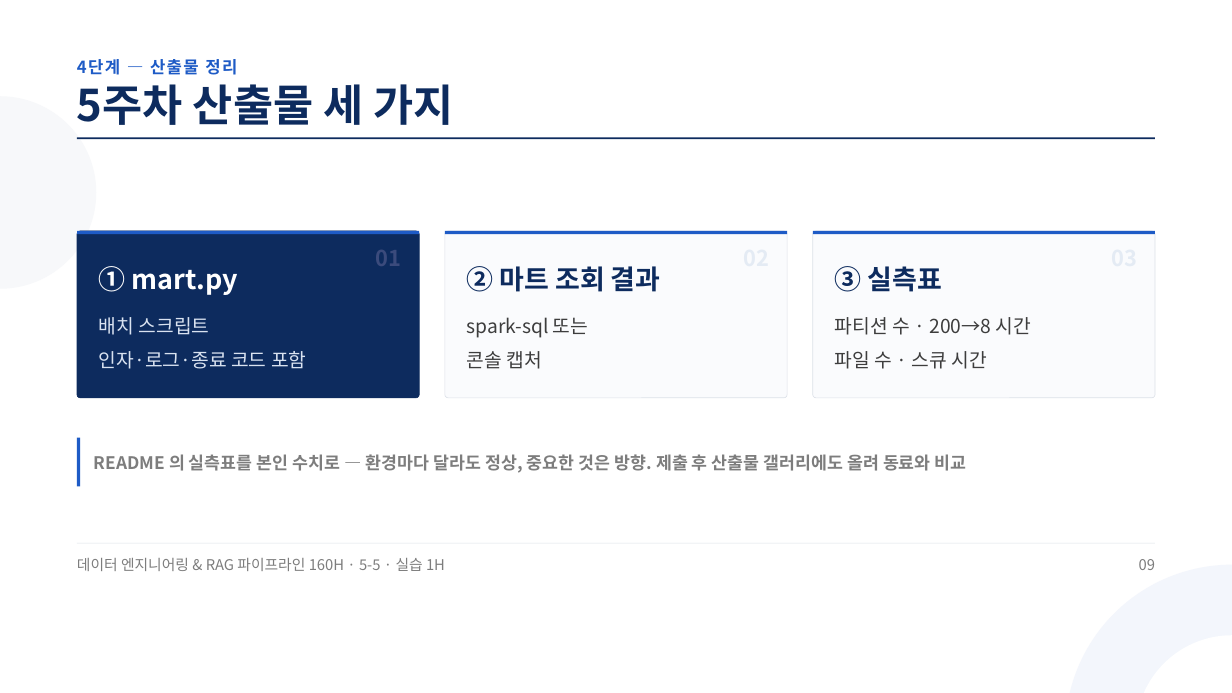
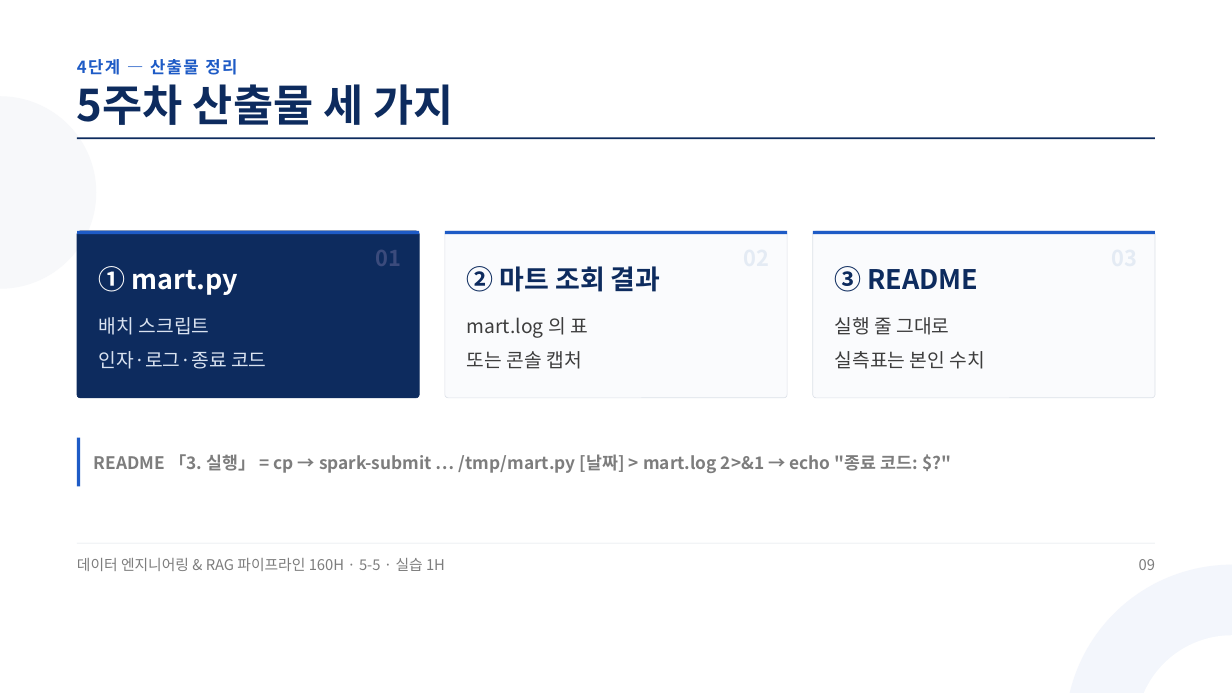
Before and after one commit to aebonlee/materials, a slide deck: slide 9 of data-eng/decks/w5d5s3.pptx. Drawn at 1232x693 pixels with LibreOffice and Linux fonts; fonts in the diff are those of the drawing. Boxes give left, top, right and bottom in pixels: in the first picture for what was removed or moved away, otherwise in the second. Text is boxed around its words. In the diff, an @@ line names an element or a change of style, - is before the commit and + after.

```diff
--- a/data-eng/decks/w5d5s3.pptx
+++ b/data-eng/decks/w5d5s3.pptx
@@ text at [835, 266, 985, 369]: text changed @@
-③ 실측표
-파티션 수 · 200→8 시간
-파일 수 · 스큐 시간
+③ README
+실행 줄 그대로
+실측표는 본인 수치
@@ text at [467, 317, 588, 369]: text changed @@
-spark-sql 또는
-콘솔 캡처
+mart.log 의 표
+또는 콘솔 캡처
@@ text at [99, 351, 266, 369]: text changed @@
-인자·로그·종료 코드 포함
+인자·로그·종료 코드
@@ text at [94, 454, 919, 473]: text changed @@
-README 의 실측표를 본인 수치로 — 환경마다 달라도 정상, 중요한 것은 방향. 제출 후 산출물 갤러리에도 올려 동료와 비교
+README 「3. 실행」 = cp → spark-submit … /tmp/mart.py [날짜] > mart.log 2>&1 → echo "종료 코드: $?"
```
Also in this commit, not shown: 8 other slides changed, 2 slides added, 2 slides removed, 11 other files.
